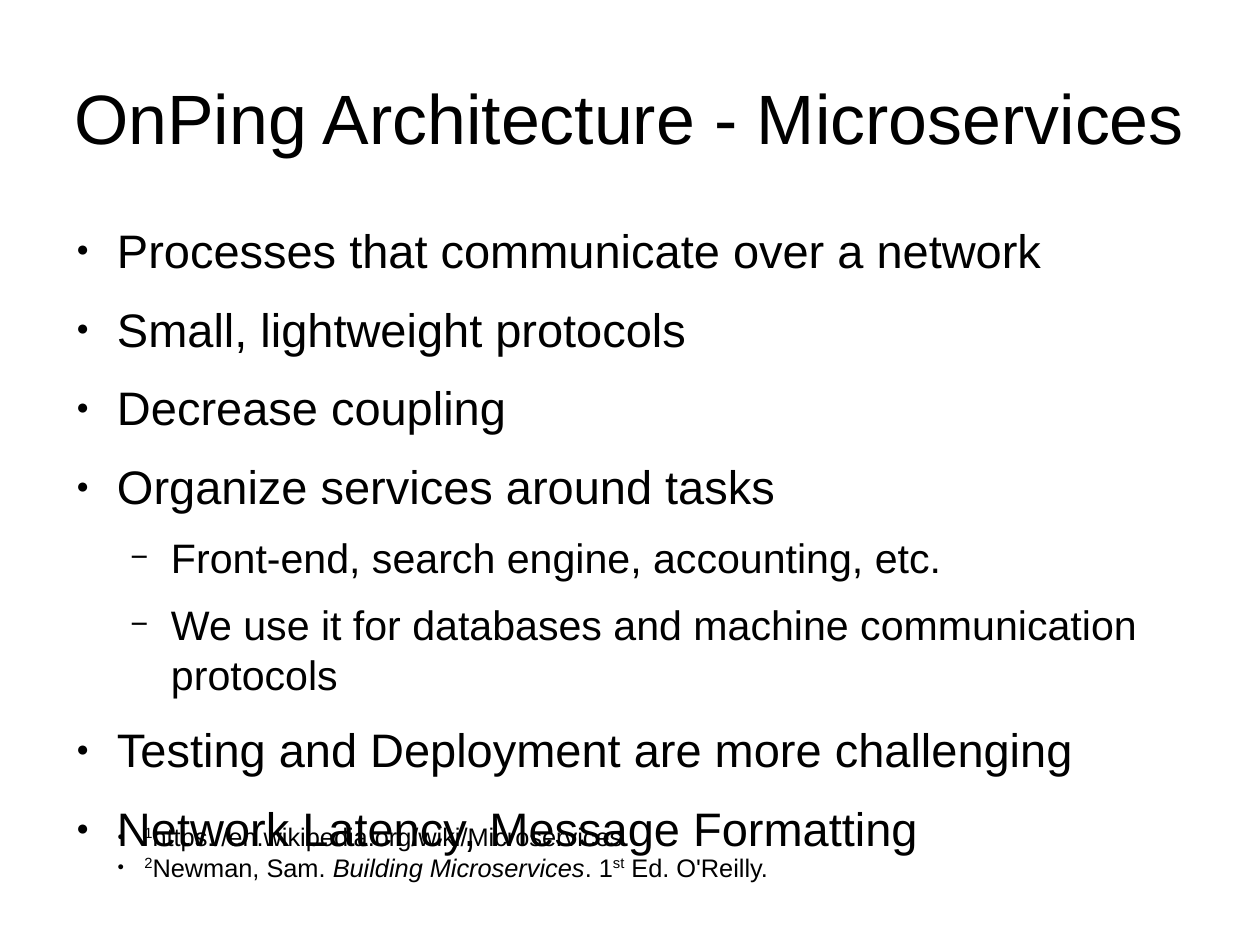
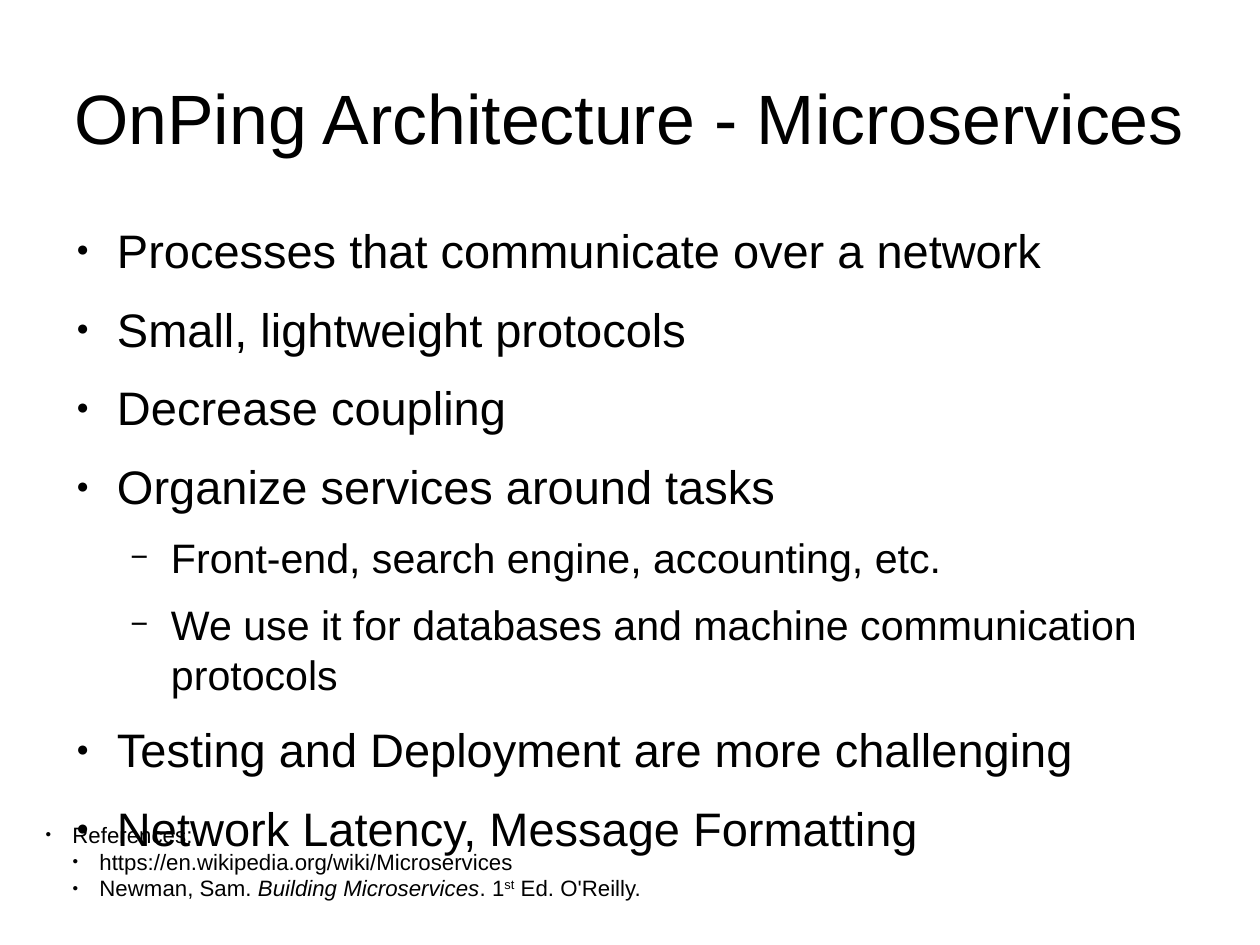
Before and after one commit to plow-technologies/presentations, a slide deck: slide 8 of onping-architecture.odp. Drawn at 1260x945 pixels with LibreOffice and Linux fonts; fonts in the diff are those of the drawing. Boxes give left, top, right and bottom in pixels: in the first picture for what was removed or moved away, otherwise in the second. Text is boxed around its words. In the diff, an @@ line names an element or a change of style, - is before the commit and + after.

Commit message:
Finish first version of onping-architecture.odp

```diff
--- a/onping-architecture.odp
+++ b/onping-architecture.odp
@@ text at (72,825,640,901): text changed; size 16 to 14 pt @@
-  ● 1https://en.wikipedia.org/wiki/Microservices
-  ● 2Newman, Sam. Building Microservices. 1st Ed. O'Reilly.
+  ● References:
+    ● https://en.wikipedia.org/wiki/Microservices
+    ● Newman, Sam. Building Microservices. 1st Ed. O'Reilly.
```
Also in this commit, not shown: 8 other slides changed, 4 slides added, 2 slides removed.
